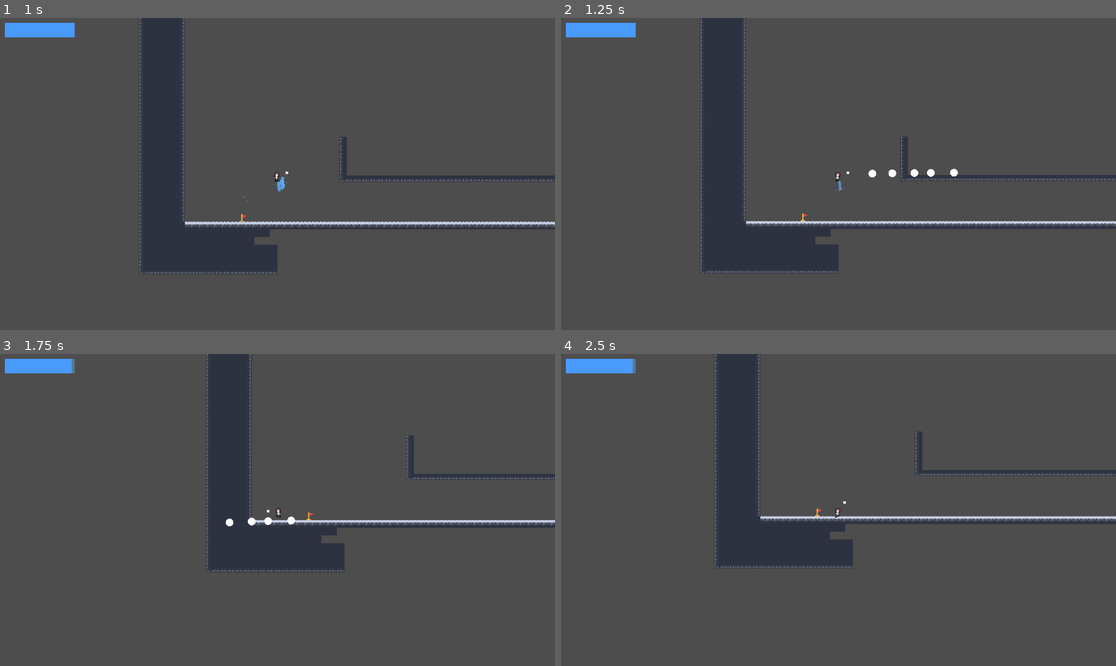
Above: before the commit, frames 1-4 (two rows, left to right).
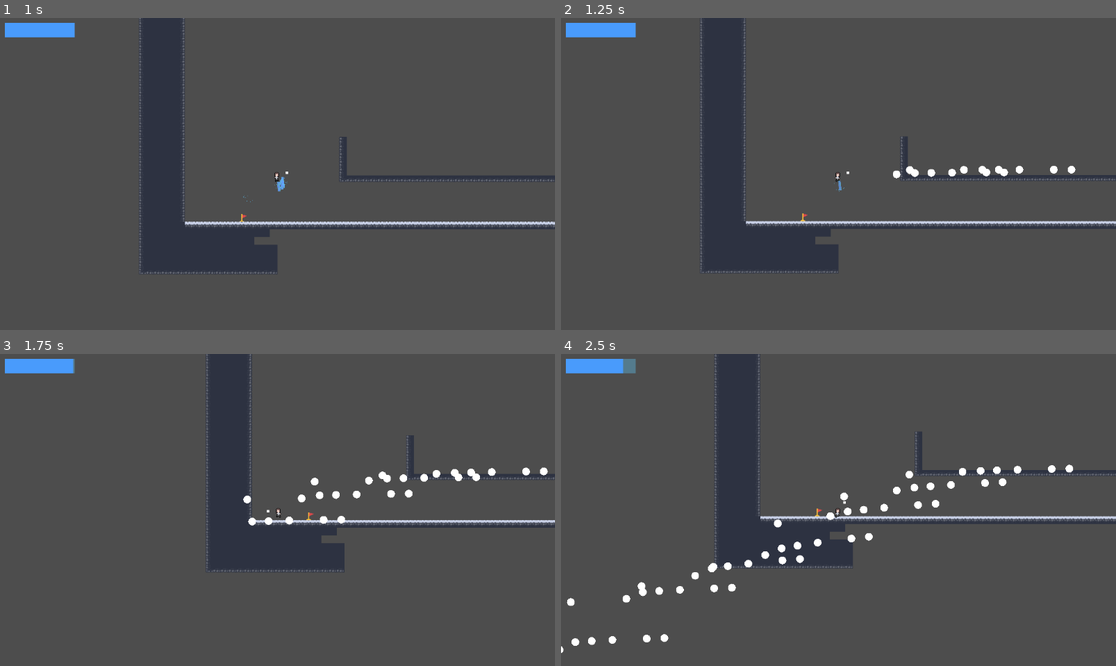
Above: after the commit, the same moments.

Repository: The-Quinnzite-Mushroom/Ice-Man-Reborn
Game: Godot game, scene res://levels/level_2.tscn
Same seed, same stepped clock (60 frames per second), same inputs: the game is played once before the commit and once after it. This scene is started directly instead of the project's main scene.
Inputs (mouse positions are in pixels of both pictures, inside the frame that each line leads up to):
- Up to frame 1 (1 s): tap Enter (ui_accept) at 0.5, 0.77 s; move the mouse to (399, 158) at 0.52 s; hold Right (ui_right) from 0.53 s (still down); click (399, 158) at 0.67 s
- Up to frame 2 (1.25 s): keep holding Right (ui_right)
- Up to frame 3 (1.75 s): move the mouse to (166, 525) at 1.27 s; release Right (ui_right) at 1.28 s; hold Left (ui_left) from 1.28 s (still down); tap Enter (ui_accept) at 1.52 s
- Up to frame 4 (2.5 s): move the mouse to (894, 441) at 2.02 s; release Left (ui_left) at 2.03 s; hold Right (ui_right) from 2.03 s (still down)

Frame 1 is identical in both runs. In frame 2, 0.4% of the frame differs, in the area x 55-93%, y 47-52%; in frame 3, 0.8%; in frame 4, 1.5%, in the area x 0-93%, y 1-96%.

Commit message:
added variable enemy shoot timer

Diff:
--- a/Mechanics/SnowBalEnemy.tscn
+++ b/Mechanics/SnowBalEnemy.tscn
@@ -10,6 +10,11 @@
 @export var random_throw_angle_range: float = 45
 var thrown: bool = false
 var can_throw: bool = false
+
+@export var timer_seconds = 1.0
+
+func _ready() -> void:
+	timer.wait_time = timer_seconds
 
 func _physics_process(_delta: float) -> void:
 	if can_throw and not thrown:
--- a/levels/level_2.tscn
+++ b/levels/level_2.tscn
@@ -139,21 +139,38 @@
 
 [node name="SnowBalEnemy" parent="Node2D" instance=ExtResource("3_0srwa")]
 position = Vector2(233, -74)
+timer_seconds = 0.1
+direction = Vector2(1, 0)
 
 [node name="SnowBalEnemy2" parent="Node2D" instance=ExtResource("3_0srwa")]
-position = Vector2(293, -80)
+position = Vector2(420, -76)
+timer_seconds = 0.1
+direction = Vector2(1, 0)
 
 [node name="SnowBalEnemy3" parent="Node2D" instance=ExtResource("3_0srwa")]
-position = Vector2(339, -78)
+position = Vector2(343, -81)
+timer_seconds = 0.1
+direction = Vector2(1, 0)
 
 [node name="SnowBalEnemy4" parent="Node2D" instance=ExtResource("3_0srwa")]
-position = Vector2(385, -85)
+position = Vector2(463, -88)
+timer_seconds = 0.1
+direction = Vector2(1, 0)
 
 [node name="SnowBalEnemy5" parent="Node2D" instance=ExtResource("3_0srwa")]
-position = Vector2(419, -84)
+position = Vector2(538, -89)
+timer_seconds = 0.1
+direction = Vector2(1, 0)
 
 [node name="SnowBalEnemy6" parent="Node2D" instance=ExtResource("3_0srwa")]
-position = Vector2(467, -91)
+position = Vector2(386, -80)
+timer_seconds = 0.1
+direction = Vector2(1, 0)
+
+[node name="SnowBalEnemy7" parent="Node2D" instance=ExtResource("3_0srwa")]
+position = Vector2(571, -64)
+timer_seconds = 0.1
+direction = Vector2(1, 0)
 
 [node name="ice_deposit" parent="." instance=ExtResource("5_5722l")]
 position = Vector2(722, 0)
